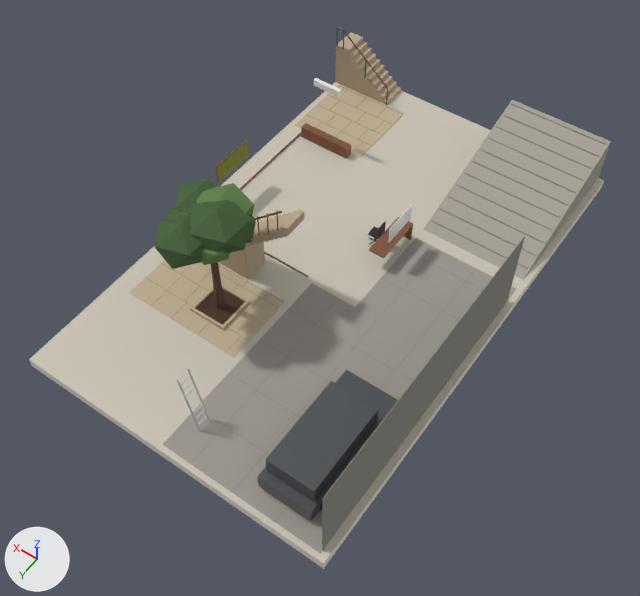
Before and after pictures for a commit that changed the glTF model site/public/models/blender/basement.glb.
One viewpoint serves both versions: a 50 mm camera at (-4.39, 6.62, 9.36) aimed at (-0.26, 0.84, 0.28). Every picture has the same lights, and +X, +Y and +Z are marked at lower left. The first picture is the older version.

Objects in the first picture: 'Car Grey', 'Concrete', 'Concrete Block', 'Concrete Joint', 'Flagstone', 'Foliage #3F5E33', 'Foliage #5D7F45', 'Garage Concrete', 'Kota', 'Lime White', 'Teak', 'Terrazzo' and 11 more.
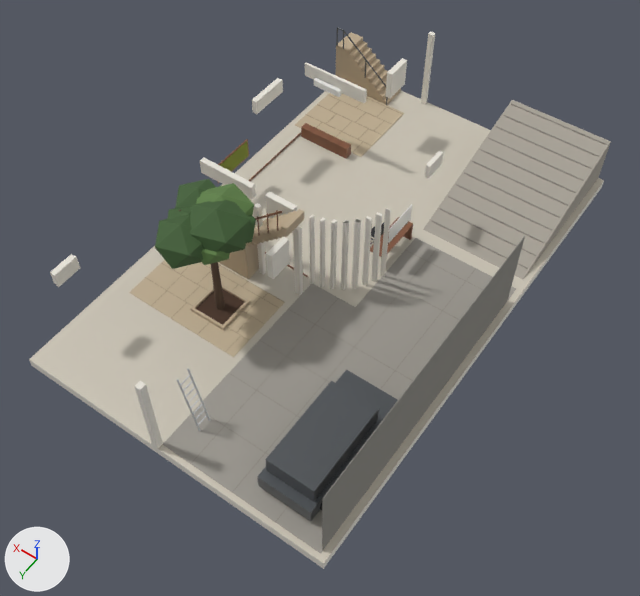
Pixel boxes (x1, y1, x2, y2) of what changed, in the pictures (640 x 596 px):
'Lime White_wall', added
    after: (135, 32, 435, 449)
'Lime White_high', added
    after: (50, 58, 443, 287)

The edits, one by one:
Mesh me_lime_white_wall is new.
It has 112 vertices, 168 faces and spans x -0.64..0.88, y -3.62..3.62, z 0.0..1.3.
It uses material mat_web_lime_white (white #e8e4da).
Mesh me_lime_white_high is new.
It has 100 vertices, 168 faces and spans x -0.64..2.08, y -2.82..3.03, z 0.88..1.3.
It uses material mat_web_lime_white (white #e8e4da).
Object 'Lime White_wall' (ob_lime_white_wall) is new; it shows me_lime_white_wall.
Its location is (0.0, 0.0, 0.0).
Object 'Lime White_high' (ob_lime_white_high) is new; it shows me_lime_white_high.
Its location is (0.0, 0.0, 0.0).
